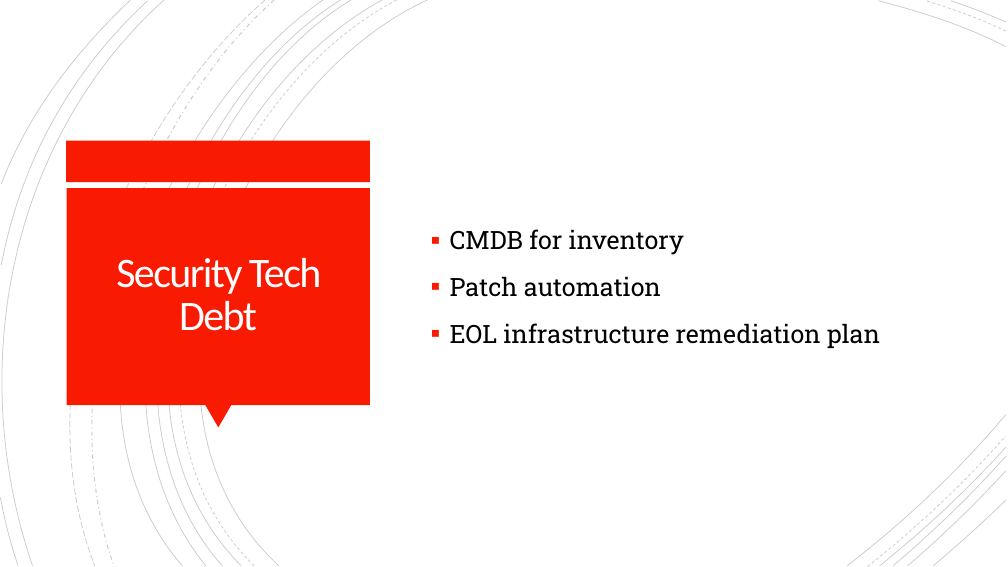
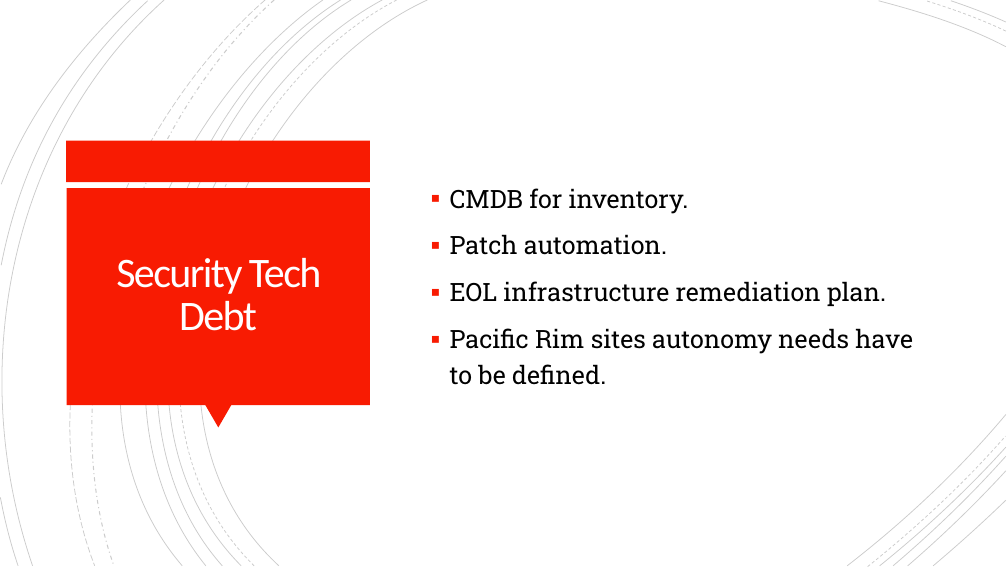
Before and after one commit to Chad-Ballay/Cybersecurity-work-class, a slide deck: slide 16 of classes/CIS312/project/outline_final.pptx (slide 13 before the commit). Drawn at 1008x567 pixels with LibreOffice and Linux fonts; fonts in the diff are those of the drawing. Boxes give left, top, right and bottom in pixels: in the first picture for what was removed or moved away, otherwise in the second. Text is boxed around its words. In the diff, an @@ line names an element or a change of style, - is before the commit and + after.

```diff
--- a/classes/CIS312/project/outline_final.pptx
+++ b/classes/CIS312/project/outline_final.pptx
@@ text at (x1=450, y1=188, x2=913, y2=385): text changed @@
-▪ CMDB for inventory
-▪ Patch automation
-▪ EOL infrastructure remediation plan
+▪ CMDB for inventory.
+▪ Patch automation.
+▪ EOL infrastructure remediation plan.
+▪ Pacific Rim sites autonomy needs have to be defined.
```
Also in this commit, not shown: 6 other slides changed, 3 slides added, 1 other file.
